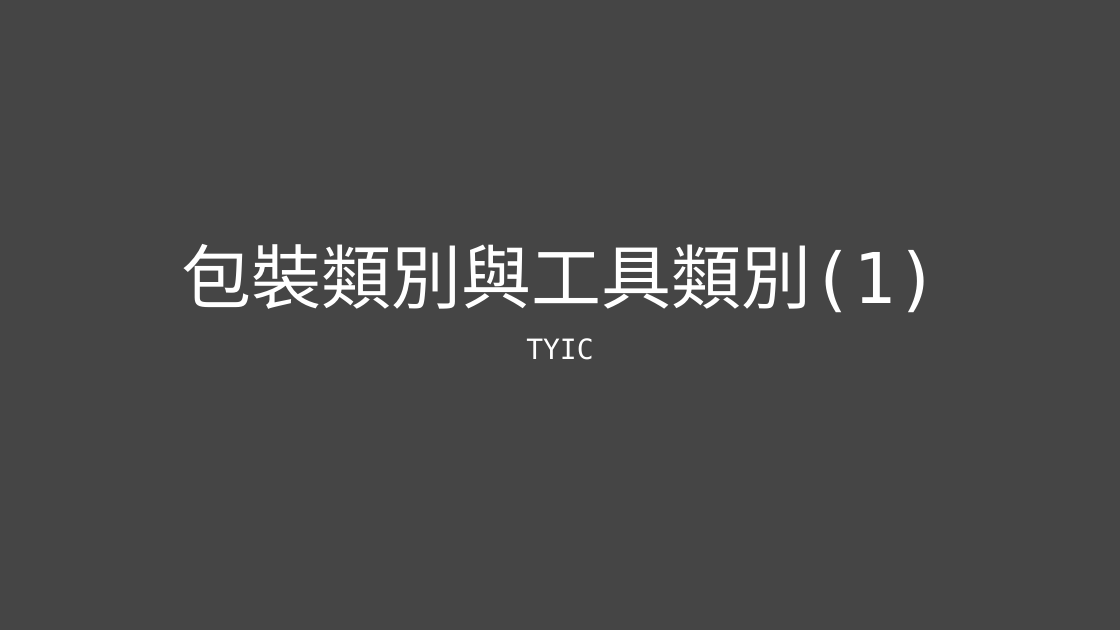
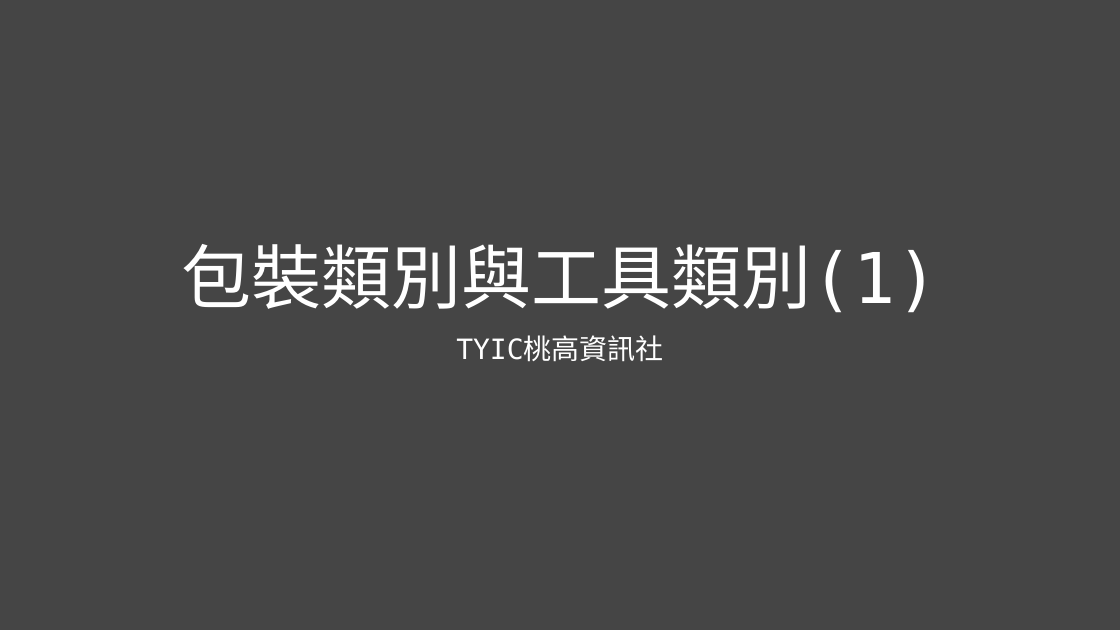
Before and after one commit to TYSHIC/slides, a slide deck: slide 1 of powerpoint/10_包裝類別與工具類別(1).pptx. Drawn at 1120x630 pixels with LibreOffice and Linux fonts; fonts in the diff are those of the drawing. Boxes give left, top, right and bottom in pixels: in the first picture for what was removed or moved away, otherwise in the second. Text is boxed around its words. In the diff, an @@ line names an element or a change of style, - is before the commit and + after.

```diff
--- a/powerpoint/10_包裝類別與工具類別(1).pptx
+++ b/powerpoint/10_包裝類別與工具類別(1).pptx
@@ subtitle at box(456, 336, 663, 361): text changed @@
-TYIC
+TYIC桃高資訊社
```
Also in this commit, not shown: 1 other slide changed, 4 slides added, 1 slide removed, 7 other files.
